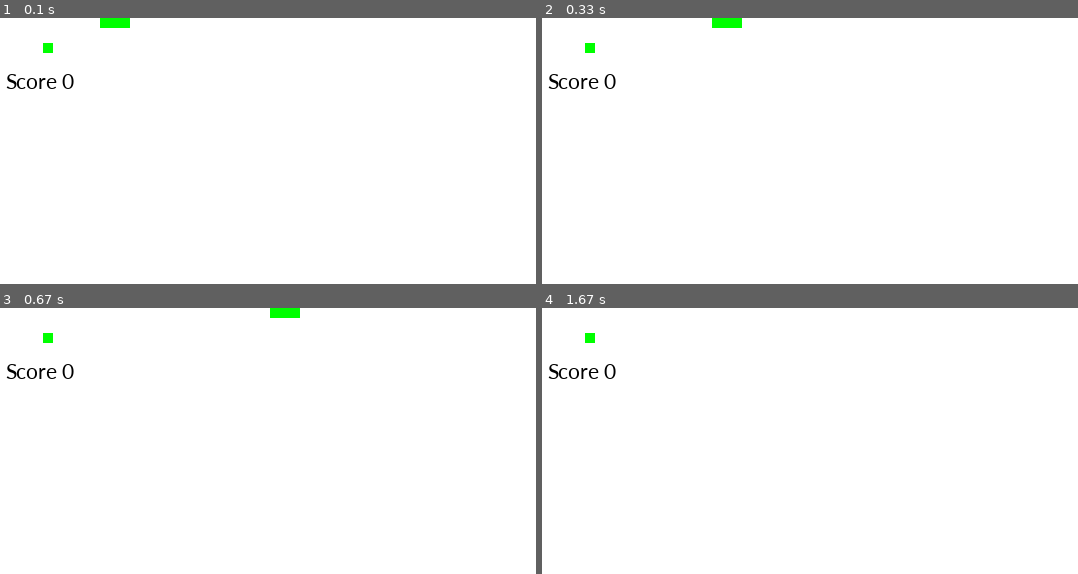
Above: before the commit, frames 1-4 (two rows, left to right).
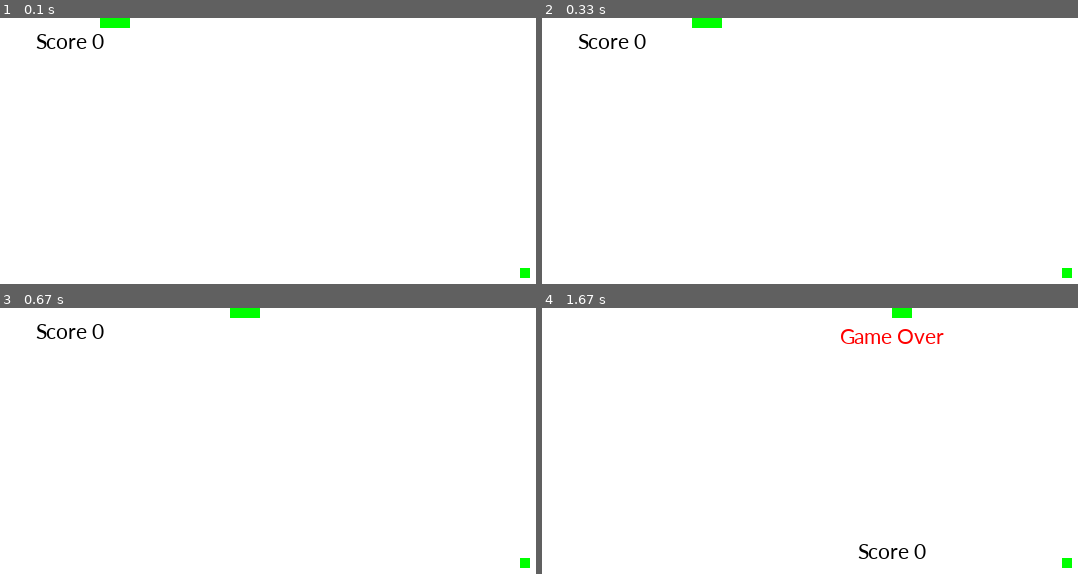
Above: after the commit, the same moments.

Repository: 100ballovby/pygame_snake
Game: pygame game, started from game.py
Two runs of this game, one before a commit and one after it. Both use one fixed random seed, a clock stepped at 60 frames per second and the inputs below.
Inputs:
- Up to frame 1 (0.1 s): no input
- Up to frame 2 (0.33 s): no input
- Up to frame 3 (0.67 s): tap Enter at 0.33 s
- Up to frame 4 (1.67 s): hold Up 1.17-1.63 s

The runs differ from the first frame. In frame 1, 0.6% of the frame differs, in the area x 1-99%, y 6-98%; in frame 2, 0.9%; in frame 3, 1.0%; in frame 4, 1.2%, in the area x 1-99%, y 0-98%.

Commit message:
Finishing project👍

Diff:
--- a/game.py
+++ b/game.py
@@ -22,5 +22,7 @@
     snake.draw_snake(game.play_surface, game.colors['white'])
     food.draw_food(game.play_surface)
 
+    snake.check_for_boundaries(game.game_over, game.screen_width, game.screen_height)
+
     game.show_score()
     game.refresh_screen()
--- a/objects.py
+++ b/objects.py
@@ -64,7 +64,7 @@
 
     def refresh_screen(self):
         pg.display.flip()
-        self.fps_controller.tick(30)
+        self.fps_controller.tick(23)
 
     def show_score(self, var=1):
         """
@@ -79,7 +79,7 @@
         )
         score_rect = score_surface.get_rect()
         if var == 1:
-            score_rect.midtop = (50, 50)
+            score_rect.midtop = (80, 10)
         else:
             score_rect.midtop = (360, 230)
         self.play_surface.blit(score_surface, score_rect)
@@ -90,9 +90,9 @@
             'Game Over', True, self.colors['red']
         )
         go_rect = go_surface.get_rect()
-        go_rect.midtop(360, 100)
+        go_rect.midtop = (360, 15)
         self.play_surface.blit(go_surface, go_rect)
-        self.show_score(2)
+        self.show_score(0)
         pg.display.flip()
         time.sleep(10)
         pg.quit()
@@ -112,7 +112,7 @@
                 self.change_to == 'LEFT' and not self.direction == 'RIGHT',
                 self.change_to == 'UP' and not self.direction == 'DOWN',
                 self.change_to == 'DOWN' and not self.direction == 'UP',
-                )):
+        )):
             self.direction = self.change_to
 
     def change_head_position(self):
@@ -129,11 +129,11 @@
                        screen_width, screen_height):
         self.snake_body.insert(0, list(self.snake_pos))
         if (self.snake_pos[0] == food_position[0] and
-            self.snake_pos[1] == food_position[1]):
+                self.snake_pos[1] == food_position[1]):
             # если позиция рта змеи и еды совпадает, переместить еду на случайную позицию
             food_position = [
-                random.randrange(1, screen_width / 10),
-                random.randrange(1, screen_height / 10),
+                random.randrange(1, screen_width / 10) * 10,
+                random.randrange(1, screen_height / 10) * 10,
             ]
             score += 1
         else:
@@ -150,7 +150,17 @@
                 )
             )
 
-    # TODO: check boundaries method
+    def check_for_boundaries(self, game_over, screen_width, screen_height):
+
+        if any((self.snake_pos[0] > screen_width - 10
+                or self.snake_pos[0] < 0,
+                self.snake_pos[1] > screen_height - 10
+                or self.snake_pos[1] < 0)):
+            game_over()
+        for block in self.snake_body[1:]:
+            if block[0] == self.snake_pos[0] and \
+                    block[1] == self.snake_pos[1]:
+                game_over()
 
 
 class Food:
@@ -159,8 +169,8 @@
         self.food_size_x = 10
         self.food_size_y = 10
         self.food_pos = [
-            random.randrange(1, sw / 10),
-            random.randrange(1, sh / 10),
+            random.randrange(1, sw / 10) * 10,
+            random.randrange(1, sh / 10) * 10,
         ]
 
     def draw_food(self, play_surface):
Not shown, added: requirements.txt
